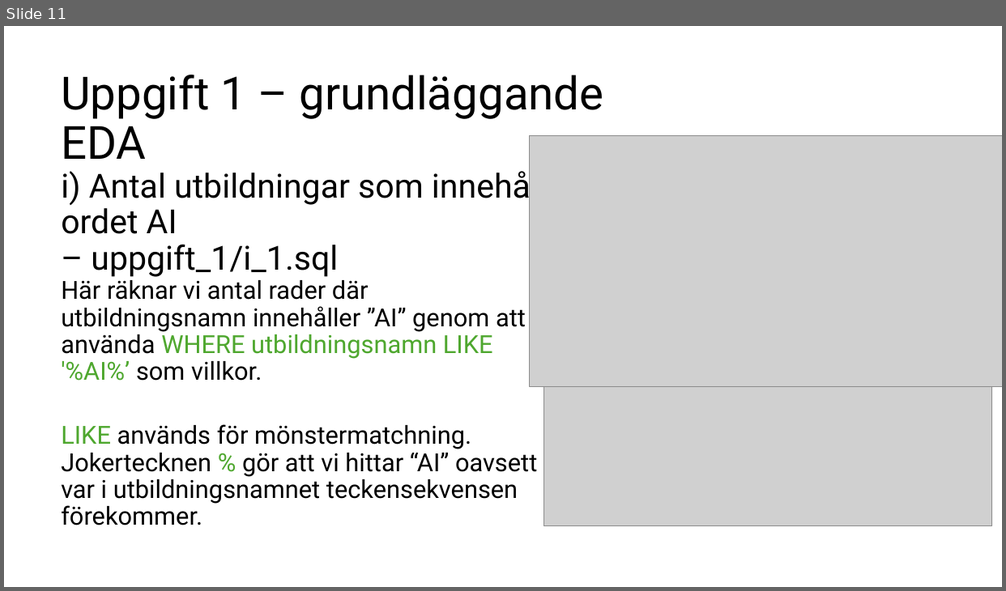
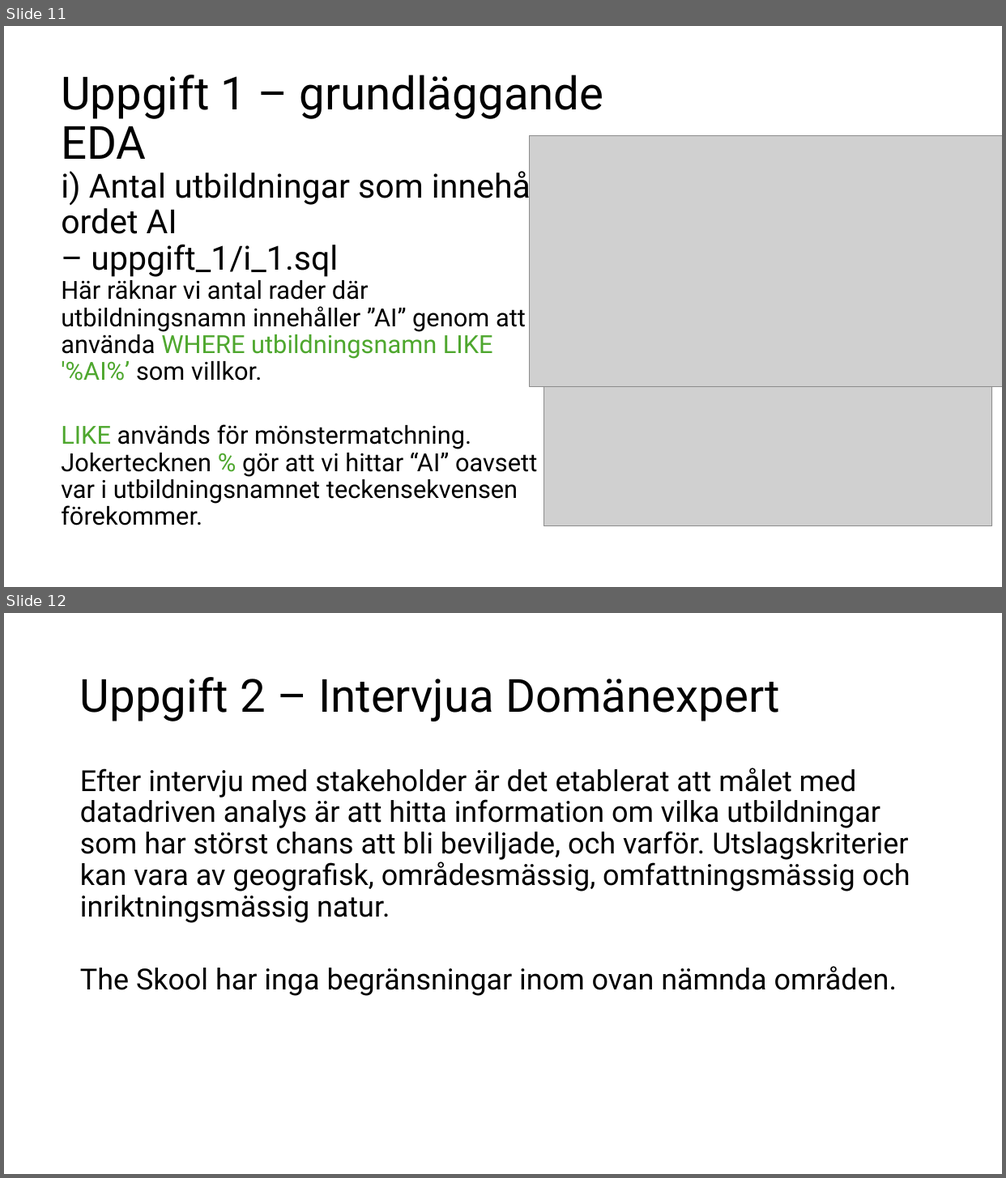
Before and after one commit to dosselicious/the_skool_jens_dossel, a slide deck: The Skool - Jens Dossel.pptx. Shown one above the other, each under a label of ours: slide 11 before the commit, slides 11 and 12 after it. The pictures are 1006x591 and 1006x1178 pixels, drawn with LibreOffice and Linux fonts; fonts in the diff are those of the drawing; grey boxes stand for pictures. Boxes give left, top, right and bottom in pixels: in the first picture for what was removed or moved away, otherwise in the second. Text is boxed around its words. In the diff, an @@ line names an element or a change of style, - is before the commit and + after.

Commit message:
pps uppdaterad med uppgift 2

```diff
--- a/The Skool - Jens Dossel.pptx
+++ b/The Skool - Jens Dossel.pptx
@@ slide 12 added at [4,613,1002,1174], background #FFFFFF @@
@@ title added at [80,677,780,722], 44 pt, text #000000 @@
+Uppgift 2 – Intervjua Domänexpert
@@ text added at [80,768,910,996], 28 pt, text #000000 @@
+Efter intervju med stakeholder är det etablerat att målet med datadriven analys är att hitta information om vilka utbildningar som har störst chans att bli beviljade, och varför. Utslagskriterier kan vara av geografisk, områdesmässig, omfattningsmässig och inriktningsmässig natur.
+The Skool har inga begränsningar inom ovan nämnda områden.
```
Also in this commit, not shown: 1 other slide added.
